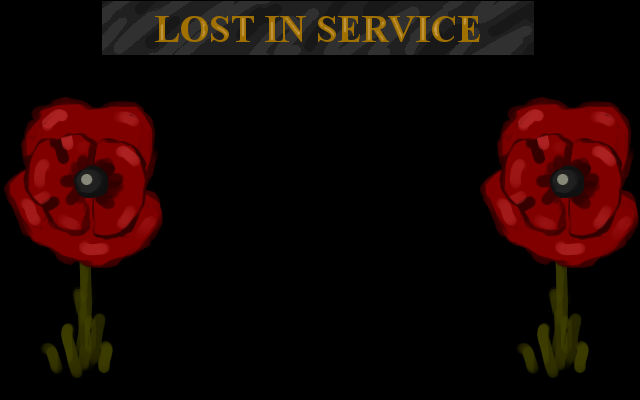
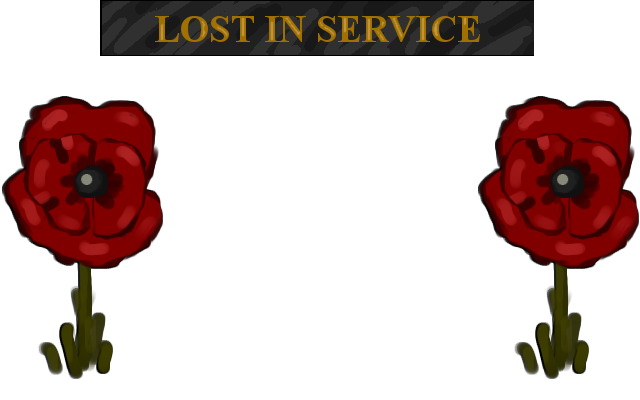
The second 640 × 400 image is a revision of the first. Changes to its layers:
added layer "Pasted Layer#1" above "New Layer#8" over box(2, 0, 639, 379)
hid "New Layer#8" over box(0, 0, 640, 400)
